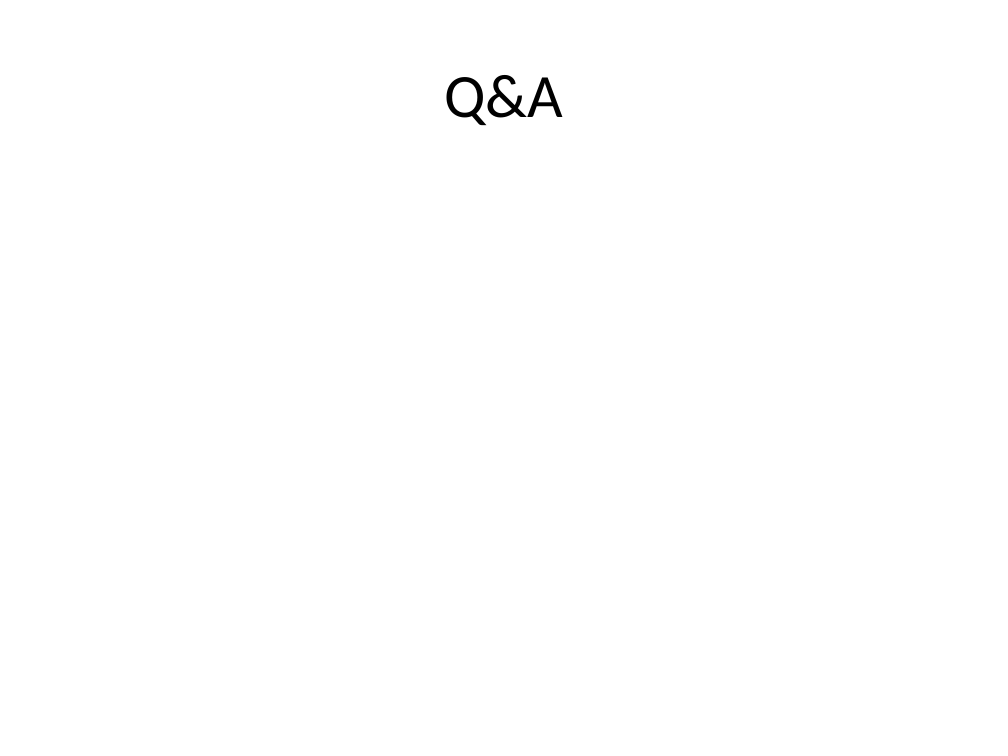
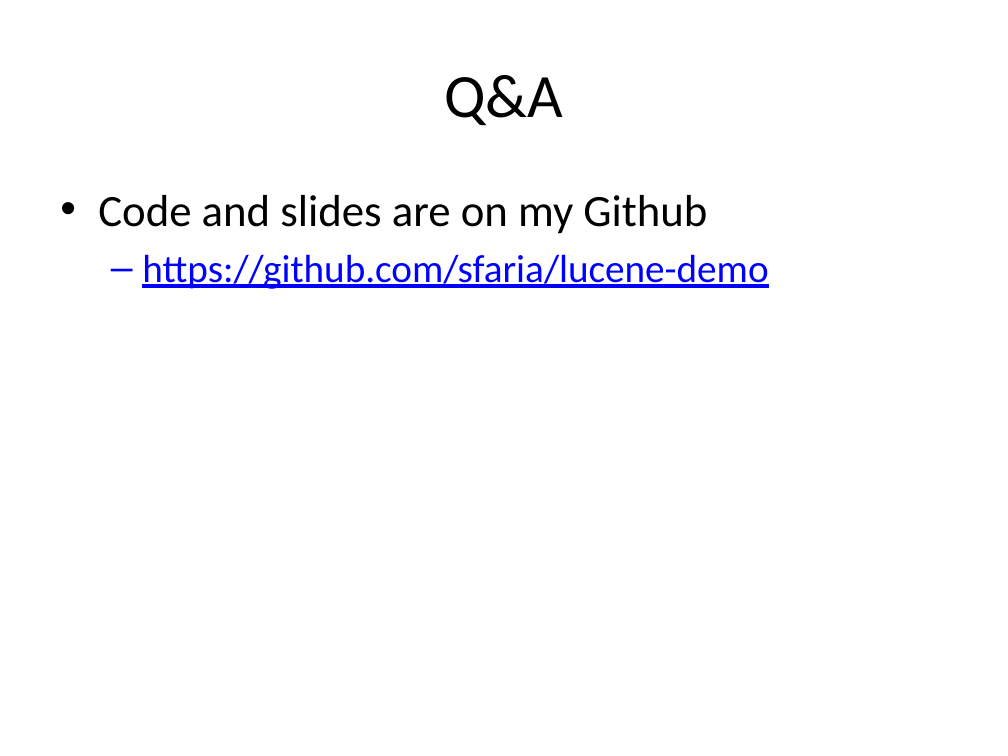
Before and after one commit to sfaria/lucene-demo, a slide deck: slide 12 of lucene.pptx. Drawn at 1008x756 pixels with LibreOffice and Linux fonts; fonts in the diff are those of the drawing. Boxes give left, top, right and bottom in pixels: in the first picture for what was removed or moved away, otherwise in the second. Text is boxed around its words. In the diff, an @@ line names an element or a change of style, - is before the commit and + after.

Commit message:
Added github url to slides.

```diff
--- a/lucene.pptx
+++ b/lucene.pptx
@@ text added at (98,195,768,289), 28 pt, text #0000FF, underline @@
+• Code and slides are on my Github
+  – https://github.com/sfaria/lucene-demo
```
